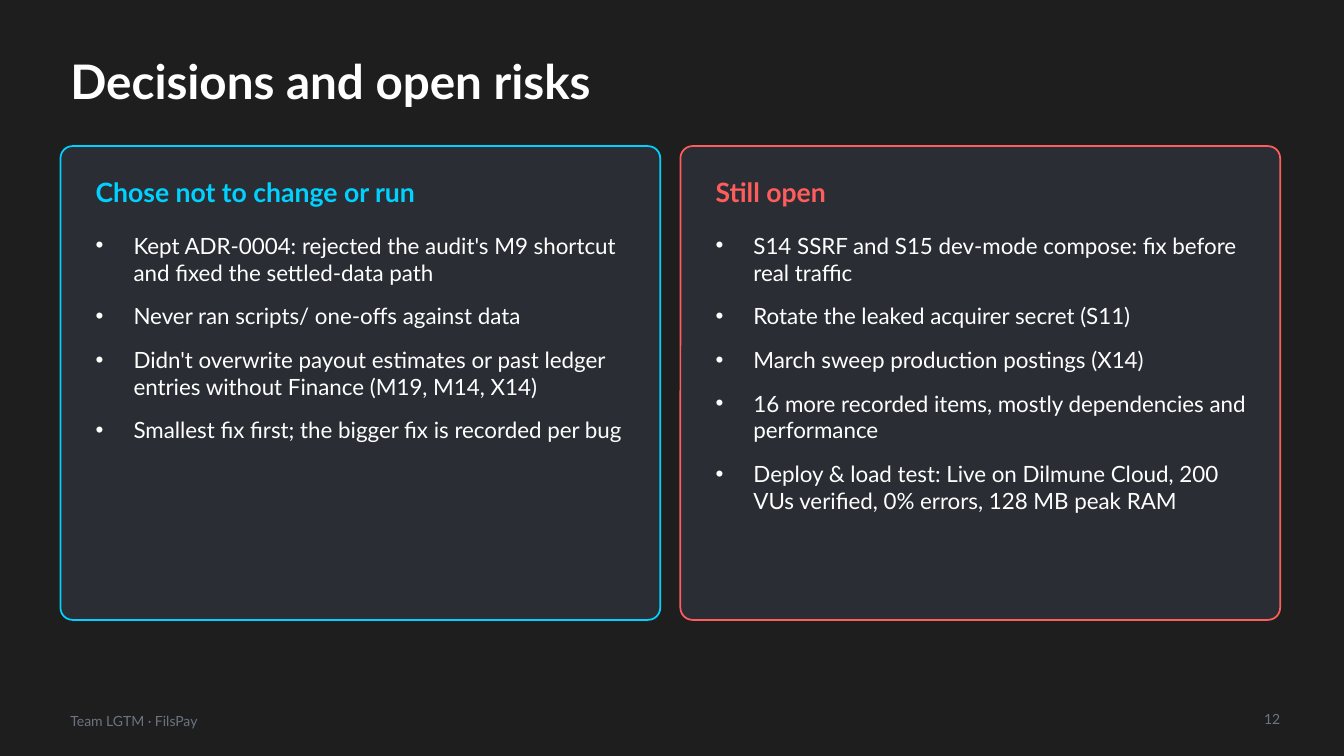
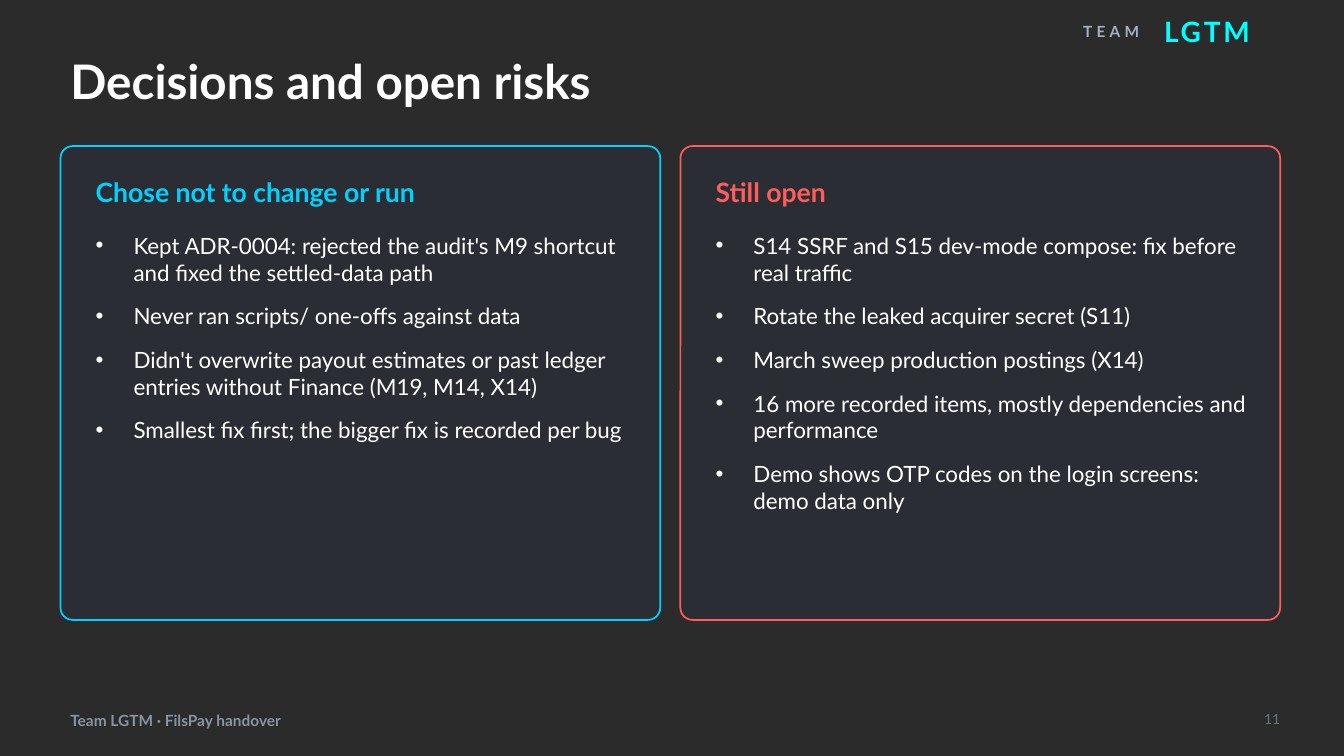
Before and after one commit to akheelnazim/fils-pay, a slide deck: slide 11 of submission/LGTM_FilsPay_Slides.pptx (slide 12 before the commit). Drawn at 1344x756 pixels with LibreOffice and Linux fonts; fonts in the diff are those of the drawing; background and template pictures are left out; a plain dark background stands for a picture behind light text. Boxes give left, top, right and bottom in pixels: in the first picture for what was removed or moved away, otherwise in the second. Text is boxed around its words. In the diff, an @@ line names an element or a change of style, - is before the commit and + after.

```diff
--- a/submission/LGTM_FilsPay_Slides.pptx
+++ b/submission/LGTM_FilsPay_Slides.pptx
@@ background #1E1E1E to picture (left out) @@
@@ text added at (1083, 26, 1139, 37), 11 pt, text #A7B0BC, bold @@
+TEAM
@@ text added at (1154, 10, 1296, 52), 20 pt, text #00FFFF, bold @@
+LGTM
@@ text at (753, 465, 1199, 513): text changed @@
-• Deploy & load test: Live on Dilmune Cloud, 200 VUs verified, 0% errors, 128 MB peak RAM
+• Demo shows OTP codes on the login screens: demo data only
@@ text at (70, 714, 281, 729): text changed; size 10 to 11 pt; text colour #6B7480 to #8A94A1; bold on @@
-Team LGTM · FilsPay
+Team LGTM · FilsPay handover
@@ page number at (1264, 714, 1280, 724): text changed @@
-12
+11
```
Also in this commit, not shown: 12 other slides changed, 3 slides added, 2 slides removed, 21 other files.
